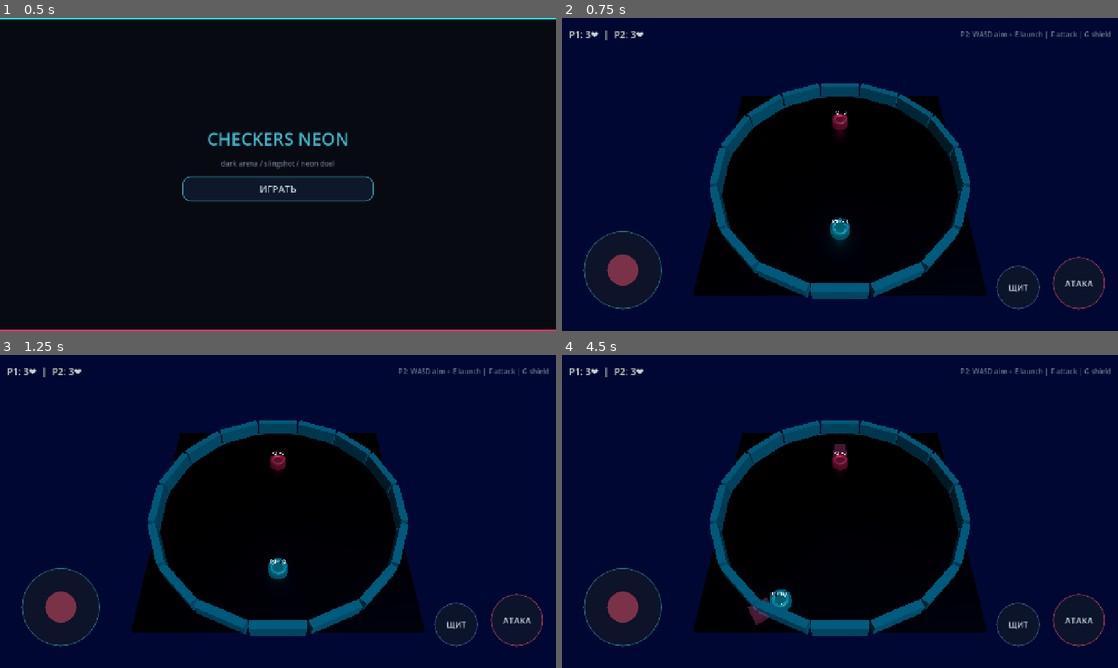
Above: before the commit, frames 1-4 (two rows, left to right).
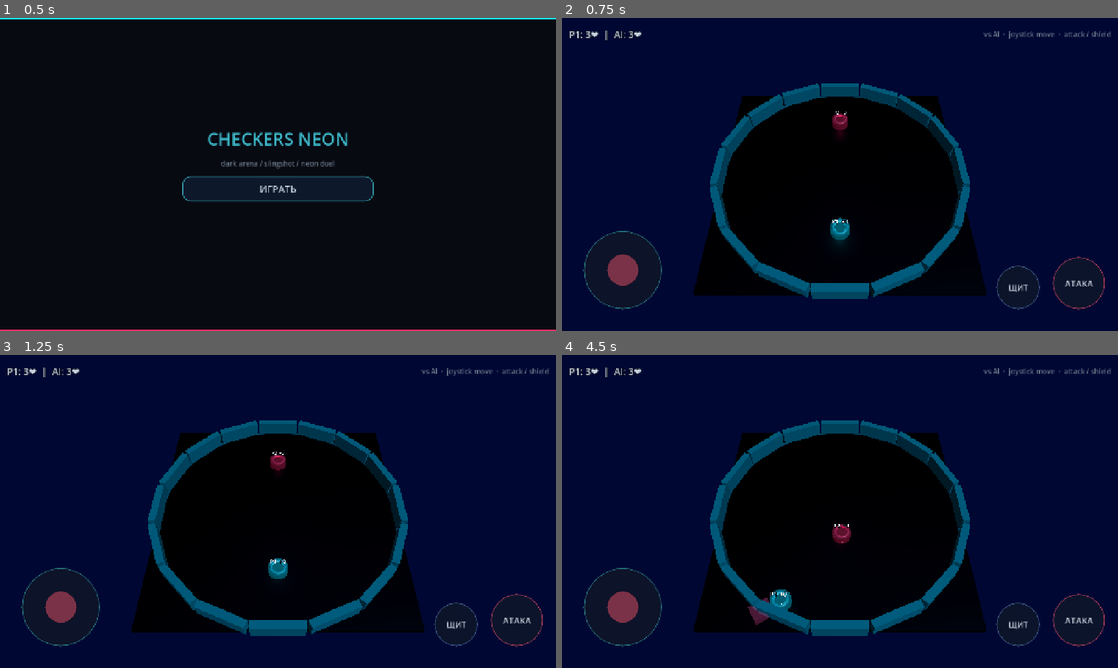
Above: after the commit, the same moments.

Repository: GGamezebo/checkers-for-dummies
Game: Godot game, scene res://main.tscn
Two runs of this game, one before a commit and one after it. Both use one fixed random seed, a clock stepped at 60 frames per second and the inputs below.
Inputs (mouse positions are in pixels of both pictures, inside the frame that each line leads up to):
- Up to frame 1 (0.5 s): no input
- Up to frame 2 (0.75 s): click "ИГРАТЬ" at 0.5 s
- Up to frame 3 (1.25 s): no input
- Up to frame 4 (4.5 s): click "ЩИТ" at 1.25 s; click "АТАКА" at 2 s; drag from (623, 608) to (895, 442) at 2.77 s; drag from (728, 527) to (812, 574) at 3.52 s; tap Enter at 4.25 s; move the mouse to (895, 442) at 4.27 s; hold D from 4.28 s (still down); tap F (attack) at 4.35 s

Frame 1 is identical in both runs. In frame 2, 0.3% of the frame differs, in the area x 9-99%, y 4-7%; in frame 3, 0.3%; in frame 4, 0.7%, in the area x 9-99%, y 4-61%.

Commit message:
Add AI functionality to gameplay, including AI opponent configuration in GameConfig and integration into game scenes. Update README to reflect AI controls and features, and adjust architecture documentation to include AI components.

Diff:
--- a/src/common/game_config.gd
+++ b/src/common/game_config.gd
@@ -32,6 +32,16 @@
 @export var player_lives: int = 3
 @export var respawn_delay: float = 1.2
 
+@export_group("AI")
+@export var ai_enabled: bool = true
+@export_range(0.15, 2.0) var ai_think_interval: float = 0.35
+@export_range(0.0, 1.0) var ai_aim_jitter: float = 0.12
+@export_range(0.4, 1.0) var ai_aggression: float = 0.7
+@export_range(0.5, 1.0) var ai_min_sling_power: float = 0.55
+@export var ai_attack_range: float = 1.6
+@export var ai_shield_range: float = 2.2
+@export var ai_edge_margin: float = 1.8
+
 @export_group("Arena")
 @export var arena_half_size: float = 6.0
 @export var barrier_segment_count: int = 16
--- /dev/null
+++ b/src/features/ai/ai_brain.gd
@@ -0,0 +1,204 @@
+class_name AiBrain
+extends Node
+
+## Simple arena AI: slingshot toward the player, attack in range, shield under threat.
+## Drives a PlayerController's pawn — no raw input.
+
+enum State { WAIT, WINDUP, RECOVER }
+
+var self_controller: PlayerController
+var foe_controller: PlayerController
+var config: GameConfig
+var active: bool = false
+
+var _state: int = State.WAIT
+var _think_left: float = 0.0
+var _windup_left: float = 0.0
+var _recover_left: float = 0.0
+var _planned_pull: Vector2 = Vector2.ZERO
+var _rng := RandomNumberGenerator.new()
+
+
+func setup(mine: PlayerController, foe: PlayerController, game_config: GameConfig) -> void:
+	self_controller = mine
+	foe_controller = foe
+	config = game_config
+	_rng.randomize()
+	_think_left = _rng.randf_range(0.2, 0.6)
+	name = "AiBrain"
+
+
+func set_active(on: bool) -> void:
+	active = on
+	_state = State.WAIT
+	_planned_pull = Vector2.ZERO
+	if on:
+		_think_left = config.ai_think_interval if config else 0.4
+
+
+func _process(delta: float) -> void:
+	if not active or config == null or not config.ai_enabled:
+		return
+	if self_controller == null or foe_controller == null:
+		return
+
+	var me := self_controller.pawn
+	if me == null or not is_instance_valid(me) or me.is_dead:
+		_state = State.WAIT
+		return
+
+	match _state:
+		State.WINDUP:
+			_tick_windup(delta, me)
+		State.RECOVER:
+			_recover_left -= delta
+			if _recover_left <= 0.0:
+				_state = State.WAIT
+				_think_left = config.ai_think_interval * _rng.randf_range(0.6, 1.2)
+		_:
+			_tick_wait(delta, me)
+
+
+func _tick_wait(delta: float, me: Pawn) -> void:
+	_think_left -= delta
+	if _think_left > 0.0:
+		return
+	_think_left = config.ai_think_interval
+
+	var foe := _foe_pawn()
+	if foe == null:
+		return
+
+	_try_defensive(me, foe)
+	_try_offensive(me, foe)
+
+	if not me.can_slingshot():
+		return
+
+	_planned_pull = _choose_sling_pull(me, foe)
+	if _planned_pull.length() < 0.2:
+		return
+
+	_state = State.WINDUP
+	_windup_left = _rng.randf_range(0.12, 0.35)
+
+
+func _tick_windup(delta: float, me: Pawn) -> void:
+	_windup_left -= delta
+	if _windup_left > 0.0:
+		return
+	if me.can_slingshot():
+		me.apply_slingshot(_planned_pull)
+	_state = State.RECOVER
+	_recover_left = _rng.randf_range(0.25, 0.55)
+	_planned_pull = Vector2.ZERO
+
+
+func _try_defensive(me: Pawn, foe: Pawn) -> void:
+	if not me.can_accept_input():
+		return
+	if me.shield == null or me.shield.charges <= 0 or me.shield.is_active:
+		return
+
+	var dist := _planar_dist(me, foe)
+	var foe_speed := Vector3(foe.linear_velocity.x, 0.0, foe.linear_velocity.z).length()
+	var incoming := foe_speed > me.min_flight_speed * 0.85 and dist < config.ai_shield_range
+	var close_threat := dist < config.ai_shield_range * 0.65 and foe.attack != null and foe.attack.is_active
+
+	if incoming or close_threat:
+		# Face the threat so shield forward check can work
+		_face_toward(me, foe.global_position)
+		me.try_shield()
+
+
+func _try_offensive(me: Pawn, foe: Pawn) -> void:
+	if not me.can_accept_input():
+		return
+	var dist := _planar_dist(me, foe)
+	if dist > config.ai_attack_range:
+		return
+	# Prefer attack when roughly aimed at foe
+	var to_foe := foe.global_position - me.global_position
+	to_foe.y = 0.0
+	if to_foe.length_squared() < 0.0001:
+		return
+	var forward := -me.global_transform.basis.z
+	forward.y = 0.0
+	if forward.length_squared() < 0.0001:
+		_face_toward(me, foe.global_position)
+		forward = -me.global_transform.basis.z
+	if forward.normalized().dot(to_foe.normalized()) < 0.35:
+		_face_toward(me, foe.global_position)
+		return
+	if _rng.randf() <= config.ai_aggression:
+		me.try_attack()
+
+
+func _choose_sling_pull(me: Pawn, foe: Pawn) -> Vector2:
+	var my_pos := me.global_position
+	var foe_pos := foe.global_position
+
+	# Lead target a bit by velocity
+	var lead := Vector3(foe.linear_velocity.x, 0.0, foe.linear_velocity.z) * 0.18
+	var aim_at := foe_pos + lead
+
+	var arena_r: float = config.arena_half_size
+	var radial := Vector3(my_pos.x, 0.0, my_pos.z).length()
+	var near_edge := radial > arena_r - config.ai_edge_margin
+
+	var launch := Vector3.ZERO
+	if near_edge:
+		# First priority: pull back toward center safety
+		var to_center := Vector3(-my_pos.x, 0.0, -my_pos.z)
+		if to_center.length_squared() > 0.0001:
+			launch = to_center.normalized()
+		# Blend a bit toward enemy so we don't only hug the middle
+		var to_foe := aim_at - my_pos
+		to_foe.y = 0.0
+		if to_foe.length_squared() > 0.0001:
+			launch = (launch * 0.65 + to_foe.normalized() * 0.35).normalized()
+	else:
+		var to_foe := aim_at - my_pos
+		to_foe.y = 0.0
+		if to_foe.length_squared() < 0.0001:
+			return Vector2.ZERO
+		launch = to_foe.normalized()
+
+	# Jitter aim
+	var jitter := config.ai_aim_jitter
+	launch = launch.rotated(Vector3.UP, _rng.randf_range(-jitter, jitter))
+
+	# Power from distance + aggression; slingshot pull is OPPOSITE of launch
+	var dist := _planar_dist(me, foe)
+	var power := clampf(dist / (arena_r * 1.4), config.ai_min_sling_power, 1.0)
+	power = clampf(power * lerpf(0.85, 1.05, config.ai_aggression), 0.4, 1.0)
+	if near_edge:
+		power = minf(power, 0.85)
+
+	var pull3 := -launch * power
+	# Map world XZ → joystick XY (same as Pawn.apply_slingshot inverse)
+	# apply_slingshot: dir = (-pull.x, 0, -pull.y) → pull = (-dir.x, -dir.z)
+	return Vector2(pull3.x, pull3.z)
+
+
+func _foe_pawn() -> Pawn:
+	if foe_controller == null:
+		return null
+	var p: Pawn = foe_controller.pawn
+	if p == null or not is_instance_valid(p) or p.is_dead:
+		return null
+	return p
+
+
+func _planar_dist(a: Pawn, b: Pawn) -> float:
+	var d := b.global_position - a.global_position
+	d.y = 0.0
+	return d.length()
+
+
+func _face_toward(me: Pawn, target: Vector3) -> void:
+	var dir := target - me.global_position
+	dir.y = 0.0
+	if dir.length_squared() < 0.0001:
+		return
+	me.look_at(me.global_position + dir.normalized(), Vector3.UP)
--- a/src/game/scenes/game/game.gd
+++ b/src/game/scenes/game/game.gd
@@ -19,6 +19,7 @@
 var _controllers: Array[PlayerController] = []
 var _listener: EventListener = EventListener.new()
 var _match_started: bool = false
+var _ai_brain: AiBrain
 
 
 func initialize(_data: Dictionary) -> void:
@@ -104,6 +105,7 @@
 	var hint := hud.get_node_or_null("Margin/TopBar/Hint") as Label
 	if hint:
 		hint.add_theme_color_override("font_color", NeonPalette.UI_MUTED)
+		hint.text = "vs AI  ·  joystick move  ·  attack / shield"
 	_style_neon_button(attack_btn, NeonPalette.UI_DANGER, "АТАКА")
 	_style_neon_button(shield_btn, NeonPalette.SHIELD, "ЩИТ")
 
@@ -139,24 +141,33 @@
 	joystick.ev_released.connect(func(_v): aim_arrow.visible = false)
 
 	var p2 := PlayerController.new()
-	p2.name = "Player2"
+	p2.name = "Player2AI"
 	add_child(p2)
 	p2.setup(
 		game_config, game_events, world, 1,
 		NeonPalette.P2, Vector3(0, 0.4, -half),
-		null, true
+		null, false
 	)
 	p2.ev_lives_changed.connect(func(_l): _refresh_lives())
 
 	_controllers = [p1, p2]
 
+	if game_config.ai_enabled:
+		_ai_brain = AiBrain.new()
+		_ai_brain.setup(p2, p1, game_config)
+		add_child(_ai_brain)
+
 
 func on_match_start() -> void:
 	_match_started = true
+	if _ai_brain:
+		_ai_brain.set_active(true)
 
 
 func on_match_end(data: Dictionary) -> void:
 	_match_started = false
+	if _ai_brain:
+		_ai_brain.set_active(false)
 	if root_events:
 		root_events.ev_exit_game.emit(data)
 
@@ -177,7 +188,8 @@
 		return
 	var parts: PackedStringArray = []
 	for c in _controllers:
-		parts.append("P%d: %d❤" % [c.player_id + 1, c.lives])
+		var tag := "AI" if c.player_id == 1 and game_config.ai_enabled else ("P%d" % (c.player_id + 1))
+		parts.append("%s: %d❤" % [tag, c.lives])
 	lives_label.text = "  |  ".join(parts)
 
 
--- a/src/game/scenes/game/game.tscn
+++ b/src/game/scenes/game/game.tscn
@@ -59,7 +59,7 @@
 layout_mode = 2
 size_flags_horizontal = 3
 theme_override_font_sizes/font_size = 16
-text = "P2: WASD aim + E launch | F attack | G shield"
+text = "vs AI"
 horizontal_alignment = 2
 
 [node name="Joystick" type="Control" parent="HUD"]
Not shown, added: src/features/ai/ai_brain.gd.uid
Not shown, changed: .cursor/rules/architecture.mdc
Not shown, changed: .cursor/rules/features-combat.mdc
Not shown, changed: .cursor/rules/game.mdc
Not shown, changed: README.md
